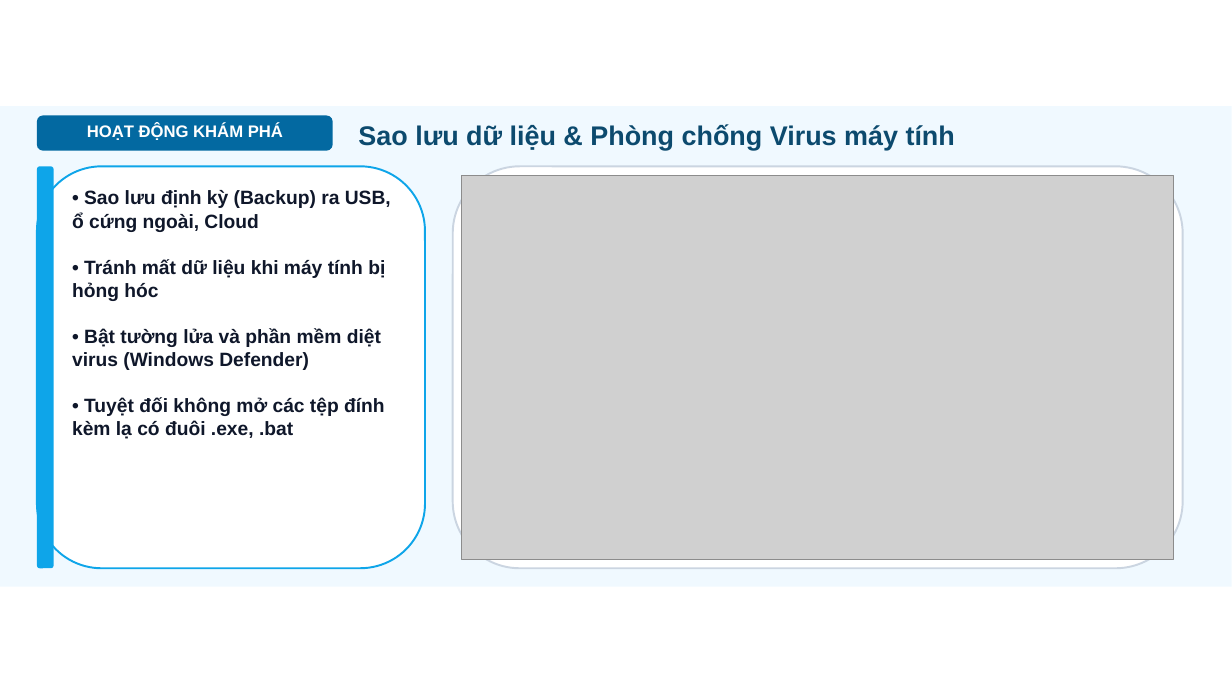
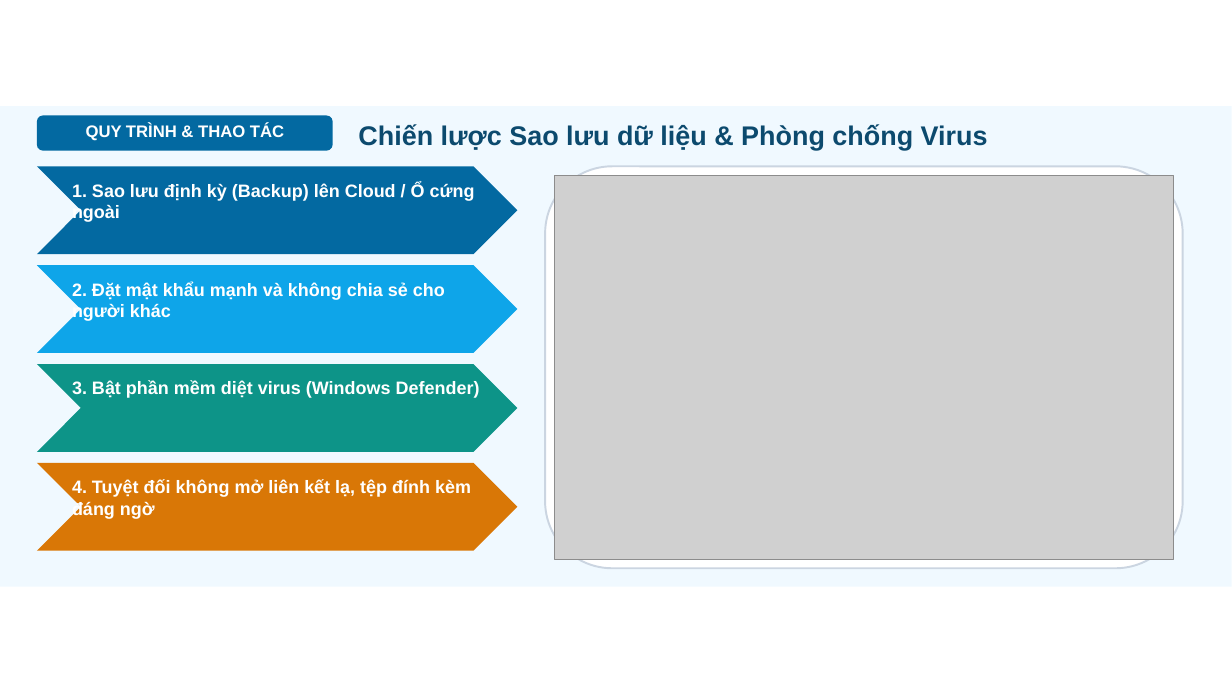
Before and after one commit to dinhnguyenhnue/UNIGO, a slide deck: slide 4 of KHBD_Tin_học/Lớp_7/Tuần_04/Slide_Tin_hoc_Lop_7_Bai03_04.pptx. Drawn at 1232x693 pixels with LibreOffice and Linux fonts; fonts in the diff are those of the drawing; grey boxes stand for pictures; background and template pictures are left out. Boxes give left, top, right and bottom in pixels: in the first picture for what was removed or moved away, otherwise in the second. Text is boxed around its words. In the diff, an @@ line names an element or a change of style, - is before the commit and + after.

```diff
--- a/KHBD_Tin_học/Lớp_7/Tuần_04/Slide_Tin_hoc_Lop_7_Bai03_04.pptx
+++ b/KHBD_Tin_học/Lớp_7/Tuần_04/Slide_Tin_hoc_Lop_7_Bai03_04.pptx
@@ text at <box>86,124,284,141</box>: text changed @@
-HOẠT ĐỘNG KHÁM PHÁ
+QUY TRÌNH & THAO TÁC
@@ text at <box>358,124,988,150</box>: text changed @@
-Sao lưu dữ liệu & Phòng chống Virus máy tính
+Chiến lược Sao lưu dữ liệu & Phòng chống Virus
@@ rounded rectangle removed at <box>37,166,425,568</box> @@
@@ rounded rectangle removed at <box>37,166,54,568</box> @@
@@ chevron added at <box>37,166,518,254</box>, fill #0369A1 @@
@@ rounded rectangle: place and size @@
-rounded rectangle at <box>453,166,1183,568</box>
+rounded rectangle at <box>545,166,1183,568</box>
@@ picture: place and size @@
-picture at <box>462,176,1174,559</box>
+picture at <box>555,176,1174,559</box>
@@ text at <box>72,183,475,222</box>: text changed; size 15 to 14 pt; text colour #0F172A to #FFFFFF @@
-• Sao lưu định kỳ (Backup) ra USB, ổ cứng ngoài, Cloud
+1. Sao lưu định kỳ (Backup) lên Cloud / Ổ cứng ngoài
@@ chevron added at <box>37,265,518,353</box>, fill #0EA5E9 @@
@@ text at <box>72,282,445,321</box>: text changed; size 15 to 14 pt; text colour #0F172A to #FFFFFF @@
-• Tránh mất dữ liệu khi máy tính bị hỏng hóc
+2. Đặt mật khẩu mạnh và không chia sẻ cho người khác
@@ chevron added at <box>37,364,518,452</box>, fill #0D9488 @@
@@ text at <box>72,381,480,398</box>: text changed; size 15 to 14 pt; text colour #0F172A to #FFFFFF @@
-• Bật tường lửa và phần mềm diệt virus (Windows Defender)
+3. Bật phần mềm diệt virus (Windows Defender)
@@ chevron added at <box>37,463,518,551</box>, fill #D97706 @@
@@ text at <box>72,480,471,519</box>: text changed; size 15 to 14 pt; text colour #0F172A to #FFFFFF @@
-• Tuyệt đối không mở các tệp đính kèm lạ có đuôi .exe, .bat
+4. Tuyệt đối không mở liên kết lạ, tệp đính kèm đáng ngờ
```
Also in this commit, not shown: 2 other slides changed, 2 slides added, 2 slides removed, 13 other files.
